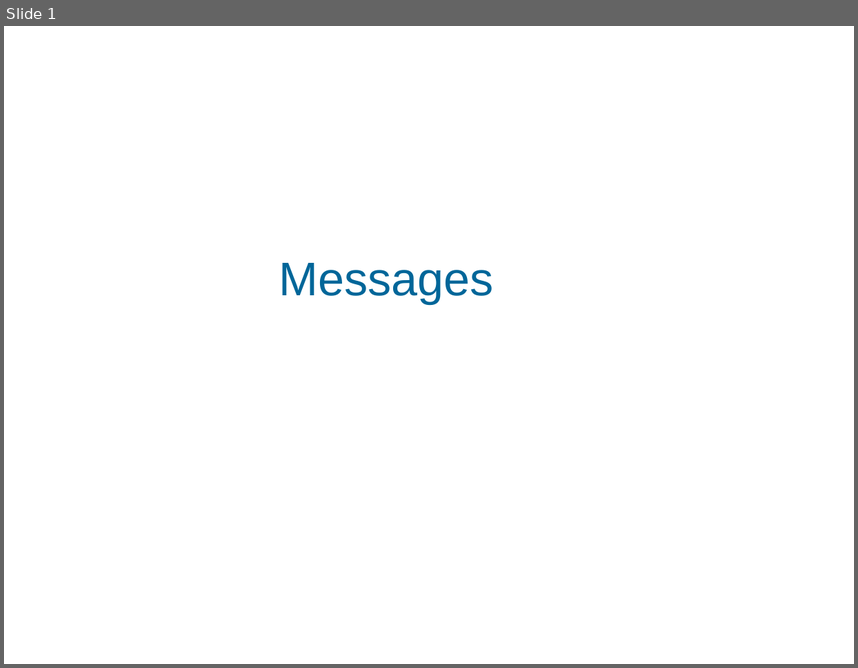
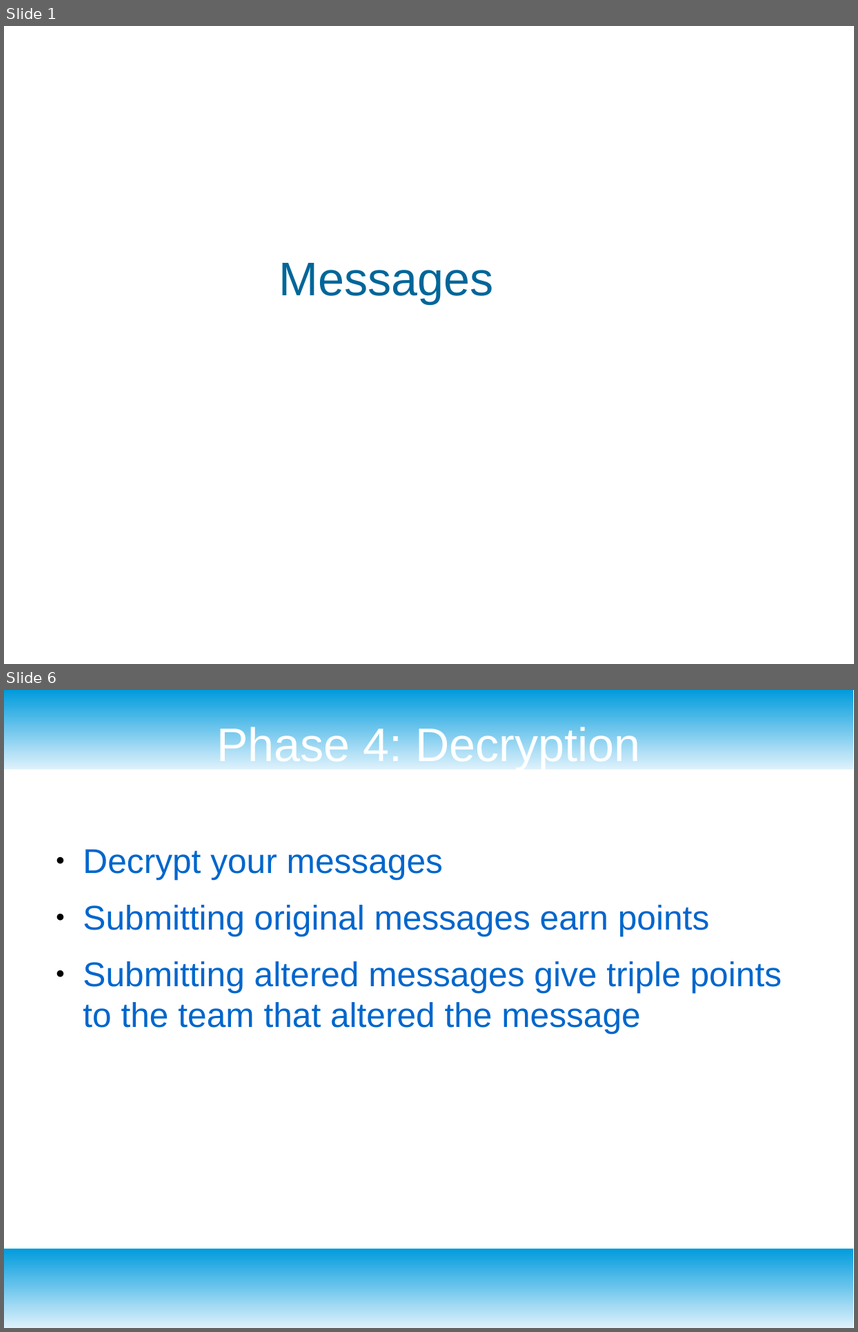
Before and after one commit to vcv-missoula-college/projects, a slide deck: 2021_gencyber_summer_camp/resources/day2/day_2.6_message_game.odp. Shown one above the other, each under a label of ours: slide 1 before the commit, slides 1 and 6 after it; the slides between them are not shown. The pictures are 858x668 and 858x1332 pixels, drawn with LibreOffice and Linux fonts; fonts in the diff are those of the drawing; background and template pictures are left out. Boxes give left, top, right and bottom in pixels: in the first picture for what was removed or moved away, otherwise in the second. Text is boxed around its words. In the diff, an @@ line names an element or a change of style, - is before the commit and + after.

```diff
--- a/2021_gencyber_summer_camp/resources/day2/day_2.6_message_game.odp
+++ b/2021_gencyber_summer_camp/resources/day2/day_2.6_message_game.odp
@@ slide 6 added at <box>4,690,854,1328</box>, background #FFFFFF @@
@@ rectangle added at <box>4,690,854,769</box>, fill gradient #DFF2FC to #009BDD @@
@@ title added at <box>217,723,640,769</box>, 44 pt, text #FFFFFF @@
+Phase 4: Decryption
@@ text added at <box>83,849,782,1034</box>, 32 pt, text #0066CC @@
+● Decrypt your messages
+● Submitting original messages earn points
+● Submitting altered messages give triple points to the team that altered the message
@@ rectangle added at <box>4,1248,854,1328</box>, fill gradient #DFF2FC to #009BDD @@
```
Also in this commit, not shown: 3 slides changed, 2 other slides added, 3 slides removed, 1 other file.
